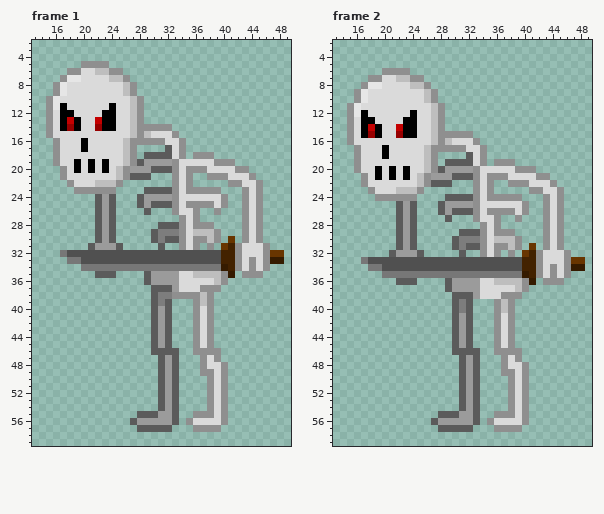
One commit to this animated GIF sprite: Roguelike/Assets/Art/Characters/Enemy/skeletonv2/Skeleton v2_Idle.gif. The picture above was drawn from the file before the commit.
Shown: frame 1: x 13..49, y 2..59; frame 2: x 13..49, y 2..59. The commit also changed other frames, which this record leaves out.
The same view after the edit:
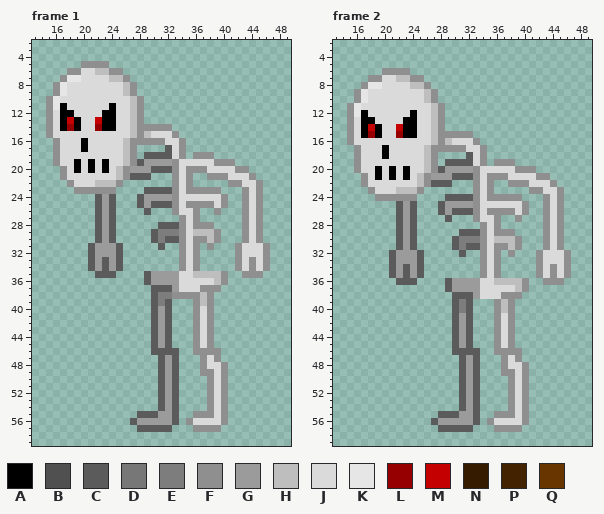
Palette (. is transparent): A #000000  B #505050  C #5b5b5b  D #777777  E #7d7d7d  F #8f8f8f  G #9b9b9b  H #bebebe  J #dadada  K #e6e6e6  L #970000  M #c40000  N #351b00  P #432200  Q #683500
Difference:
{"change": "file 256x256 -> 192x192 pixels (blocks of 4x4 -> 3x3; one block is one cell here)"}
{"where": "frame 1"}
{"frame":1,"y":30,"x":41,"old":"Q","new":"."}
{"frame":1,"y":31,"x":40,"old":"QP","new":".."}
{"frame":1,"y":32,"x":17,"old":"DBBBBBBBBBBBBBBBBBBBBBBPP","new":"....CGGGC........FJF....."}
{"frame":1,"y":32,"x":47,"old":"QQ","new":".."}
{"frame":1,"y":33,"x":18,"old":"DDBBBBBBBBBBBBBBBBBBBBPP","new":"...CGCGC........FJF....."}
{"frame":1,"y":33,"x":47,"old":"NN","new":".."}
{"frame":1,"y":34,"x":20,"old":"DDDDDDDDDDDDDDDDDDDDNP","new":".CGCGC........FJF....."}
{"frame":1,"y":35,"x":41,"old":"N","new":"."}
{"where": "frame 2"}
{"frame":2,"y":31,"x":41,"old":"Q","new":"."}
{"frame":2,"y":32,"x":40,"old":"QP","new":".."}
{"frame":2,"y":33,"x":17,"old":"DBBBBBBBBBBBBBBBBBBBBBBPP","new":"....CGGGC........FJF....."}
{"frame":2,"y":33,"x":47,"old":"QQ","new":".."}
{"frame":2,"y":34,"x":18,"old":"DDBBBBBBBBBBBBBBBBBBBBPP","new":"...CGCGC........FJF....."}
{"frame":2,"y":34,"x":47,"old":"NN","new":".."}
{"frame":2,"y":35,"x":20,"old":"DDDDDDDDDDDDDDDDDDDDNP","new":".CGCGC........FJF....."}
{"frame":2,"y":36,"x":41,"old":"N","new":"."}
{"label":"changed","picture_box":[60,236,235,278]}
{"label":"erased","picture_box":[270,250,284,264]}
{"label":"changed","picture_box":[361,243,536,285]}
{"label":"erased","picture_box":[571,257,585,271]}
